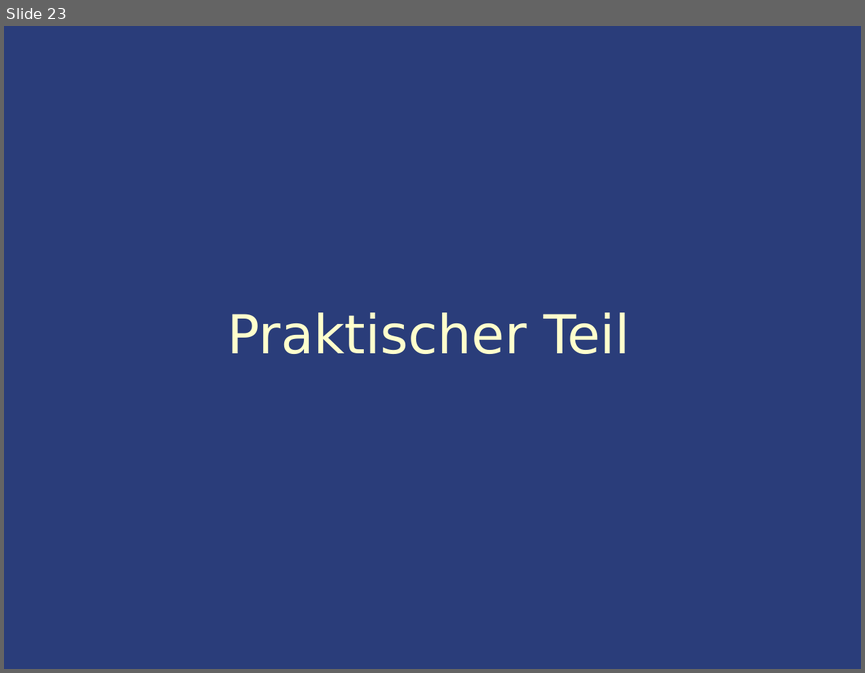
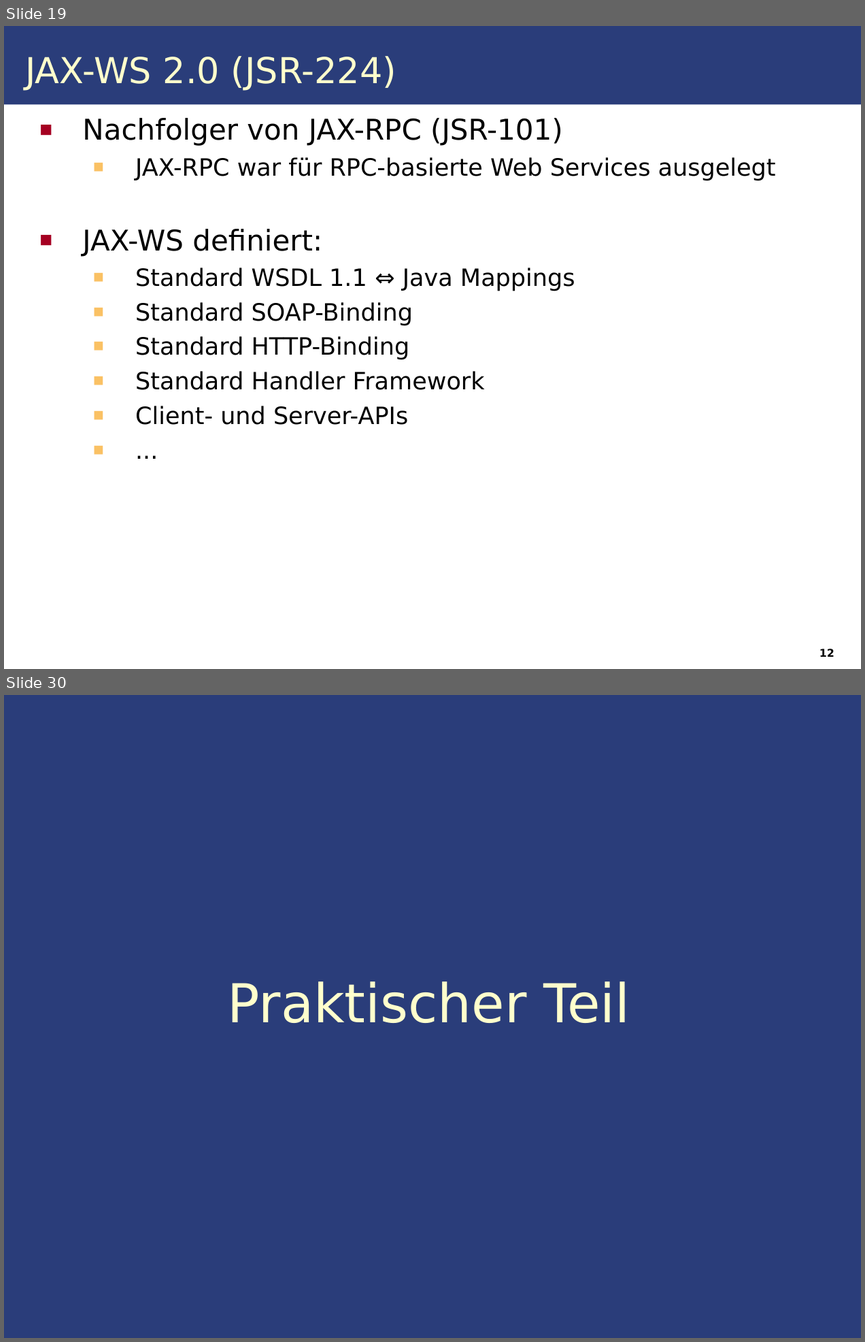
Before and after one commit to IAAS/decidr, a slide deck: seminars/rr/presentation/Web_Services.odp. Shown one above the other, each under a label of ours: slide 23 before the commit, slides 19 and 30 after it; the slides between them are not shown. The pictures are 865x673 and 865x1342 pixels, drawn with LibreOffice and Linux fonts; fonts in the diff are those of the drawing. Boxes give left, top, right and bottom in pixels: in the first picture for what was removed or moved away, otherwise in the second. Text is boxed around its words. In the diff, an @@ line names an element or a change of style, - is before the commit and + after.

```diff
--- a/seminars/rr/presentation/Web_Services.odp
+++ b/seminars/rr/presentation/Web_Services.odp
@@ slide 19 added at box(4, 26, 861, 669), background #FFFFFF @@
@@ rectangle added at box(4, 26, 861, 105), fill #2A3D7A @@
@@ text added at box(25, 56, 396, 90), 30 pt, text #FFFFCC @@
+JAX-WS 2.0 (JSR-224)
@@ text added at box(82, 118, 776, 424), 20 pt, text #000000 @@
+■ Nachfolger von JAX-RPC (JSR-101)
+  ■ JAX-RPC war für RPC-basierte Web Services ausgelegt
+■ JAX-WS definiert:
+  ■ Standard WSDL 1.1 ⇔ Java Mappings
+  ■ Standard SOAP-Binding
+  ■ Standard HTTP-Binding
+  ■ Standard Handler Framework
+  ■ Client- und Server-APIs
+  ■ ...
@@ text added at box(819, 648, 834, 656), 9 pt, text #000000, bold @@
+12
@@ what was slide 23 is now slide 30 @@
```
Also in this commit, not shown: 8 slides changed, 6 other slides added, 1 other file.
